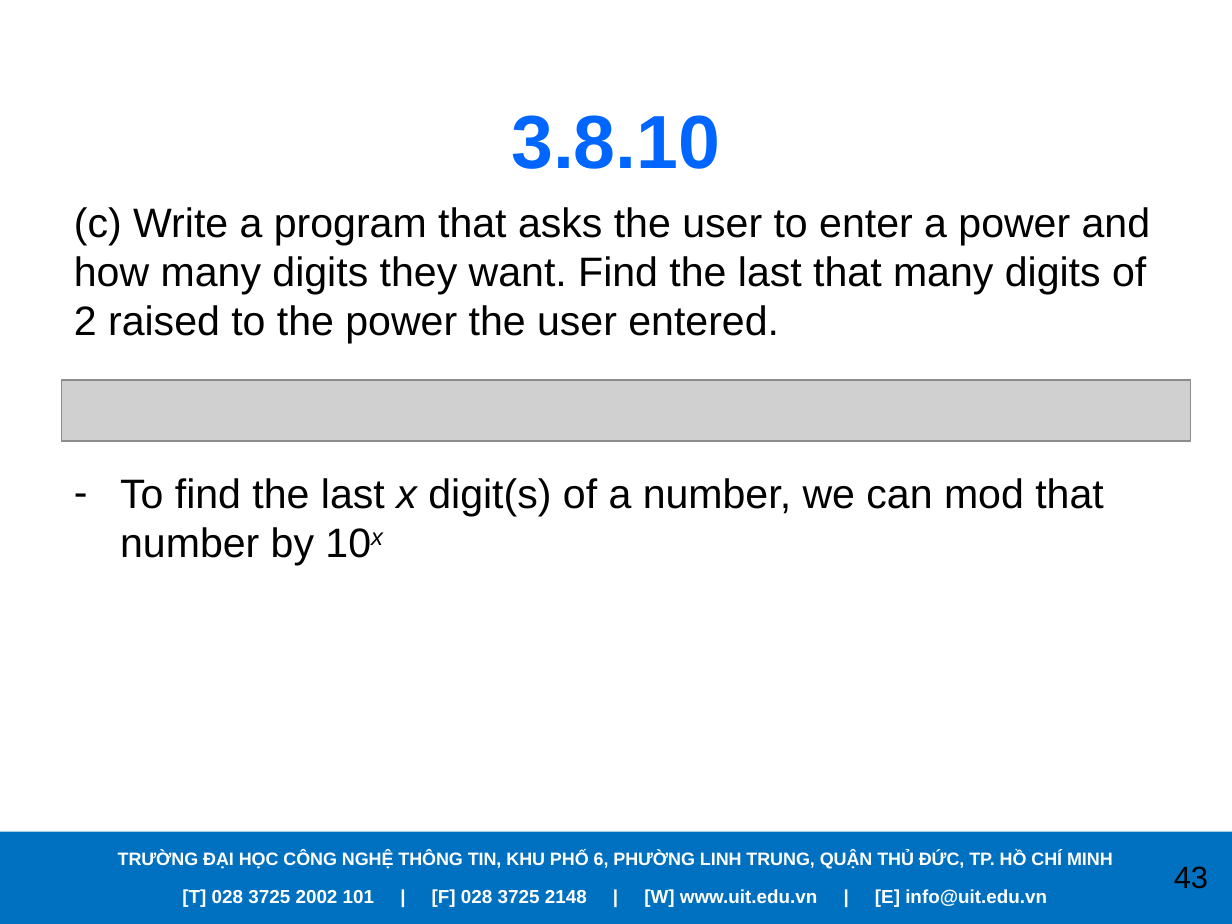
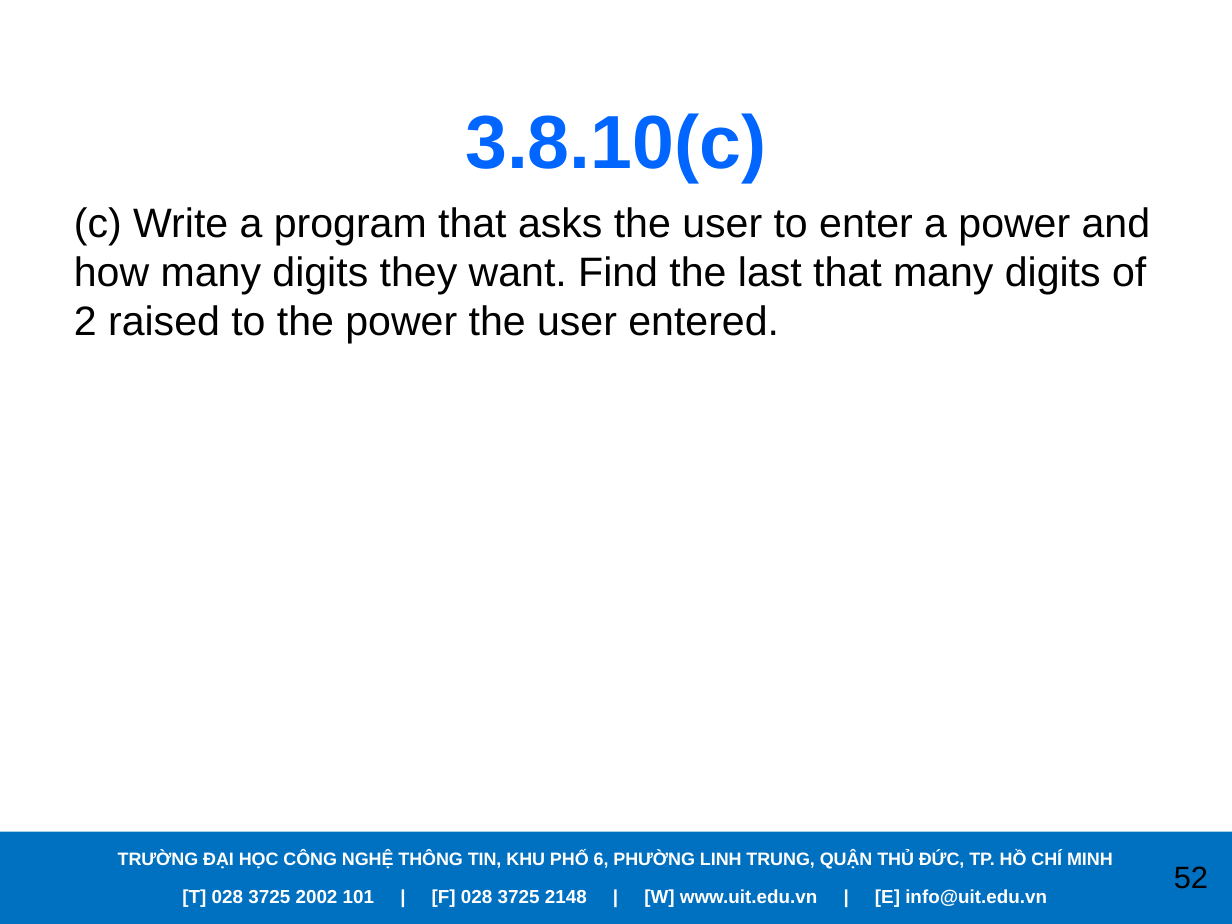
Before and after one commit to PhanVinhLong/APracticalIntroductionToPythonProgramming, a slide deck: slide 52 of Presentations/Chapter03.pptx (slide 43 before the commit). Drawn at 1232x924 pixels with LibreOffice and Linux fonts; fonts in the diff are those of the drawing; grey boxes stand for pictures; background and template pictures are left out. Boxes give left, top, right and bottom in pixels: in the first picture for what was removed or moved away, otherwise in the second. Text is boxed around its words. In the diff, an @@ line names an element or a change of style, - is before the commit and + after.

```diff
--- a/Presentations/Chapter03.pptx
+++ b/Presentations/Chapter03.pptx
@@ title at bbox=[465, 113, 766, 183]: text changed @@
-3.8.10
+3.8.10(c)
@@ picture removed at bbox=[62, 379, 1191, 441] @@
@@ text at bbox=[120, 478, 1103, 566]: paragraph removed @@
-– To find the last x digit(s) of a number, we can mod that number by 10x
@@ page number at bbox=[1174, 866, 1208, 889]: text changed @@
-43
+52
```
Also in this commit, not shown: 11 other slides changed, 31 slides added, 15 other files.
